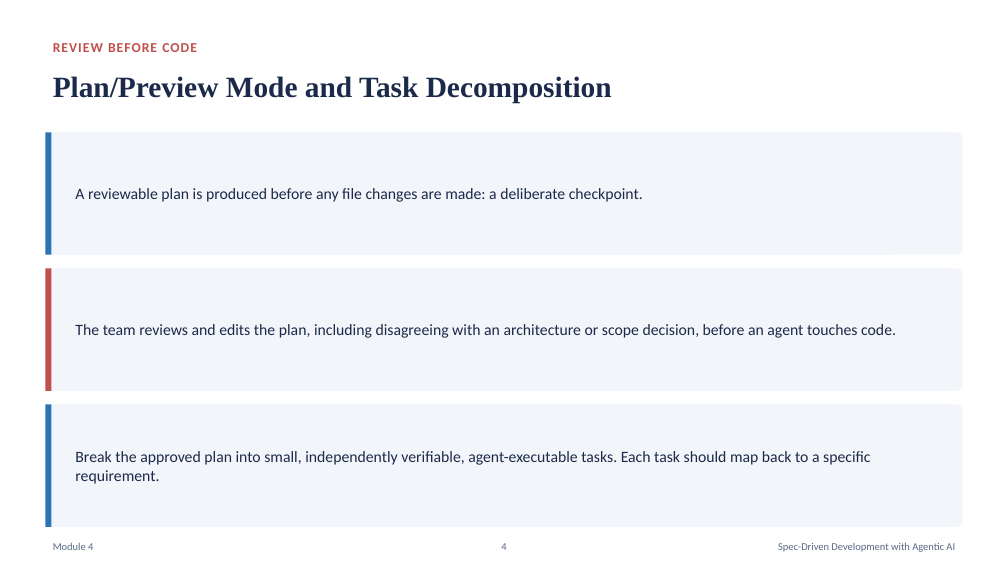
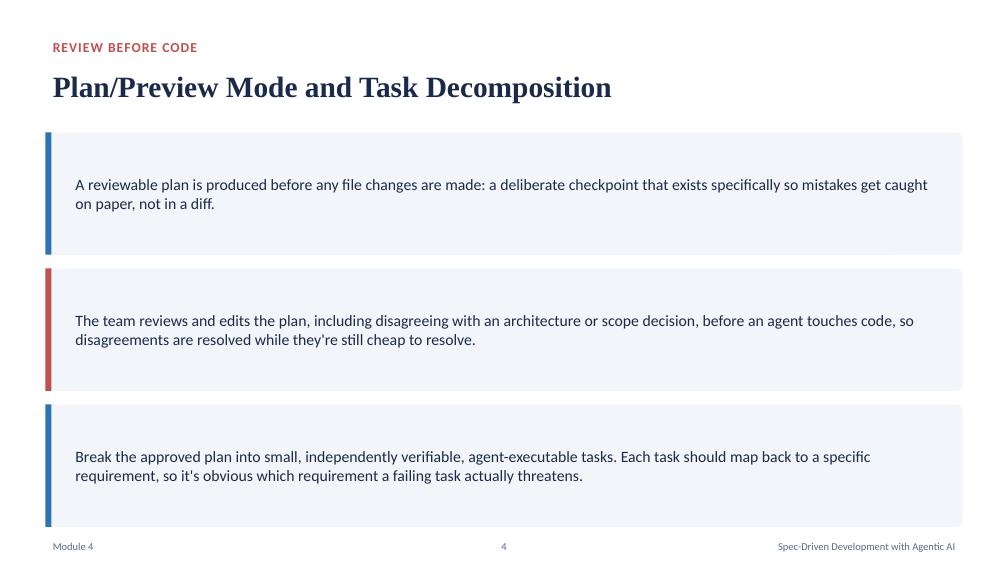
Before and after one commit to karthikasturi/sdd-with-agentic-ai, a slide deck: slide 4 of presentation/Module-4_From-Clarified-Spec-to-Reviewable-Plan.pptx. Drawn at 1008x567 pixels with LibreOffice and Linux fonts; fonts in the diff are those of the drawing. Boxes give left, top, right and bottom in pixels: in the first picture for what was removed or moved away, otherwise in the second. Text is boxed around its words. In the diff, an @@ line names an element or a change of style, - is before the commit and + after.

```diff
--- a/presentation/Module-4_From-Clarified-Spec-to-Reviewable-Plan.pptx
+++ b/presentation/Module-4_From-Clarified-Spec-to-Reviewable-Plan.pptx
@@ text at [75,179,928,212]: text changed @@
-A reviewable plan is produced before any file changes are made: a deliberate checkpoint.
+A reviewable plan is produced before any file changes are made: a deliberate checkpoint that exists specifically so mistakes get caught on paper, not in a diff.
@@ text at [75,315,914,348]: text changed @@
-The team reviews and edits the plan, including disagreeing with an architecture or scope decision, before an agent touches code.
+The team reviews and edits the plan, including disagreeing with an architecture or scope decision, before an agent touches code, so disagreements are resolved while they're still cheap to resolve.
@@ text at [75,451,870,484]: text changed @@
-Break the approved plan into small, independently verifiable, agent-executable tasks. Each task should map back to a specific requirement.
+Break the approved plan into small, independently verifiable, agent-executable tasks. Each task should map back to a specific requirement, so it's obvious which requirement a failing task actually threatens.
```
Also in this commit, not shown: 5 other slides changed, 17 other files.
